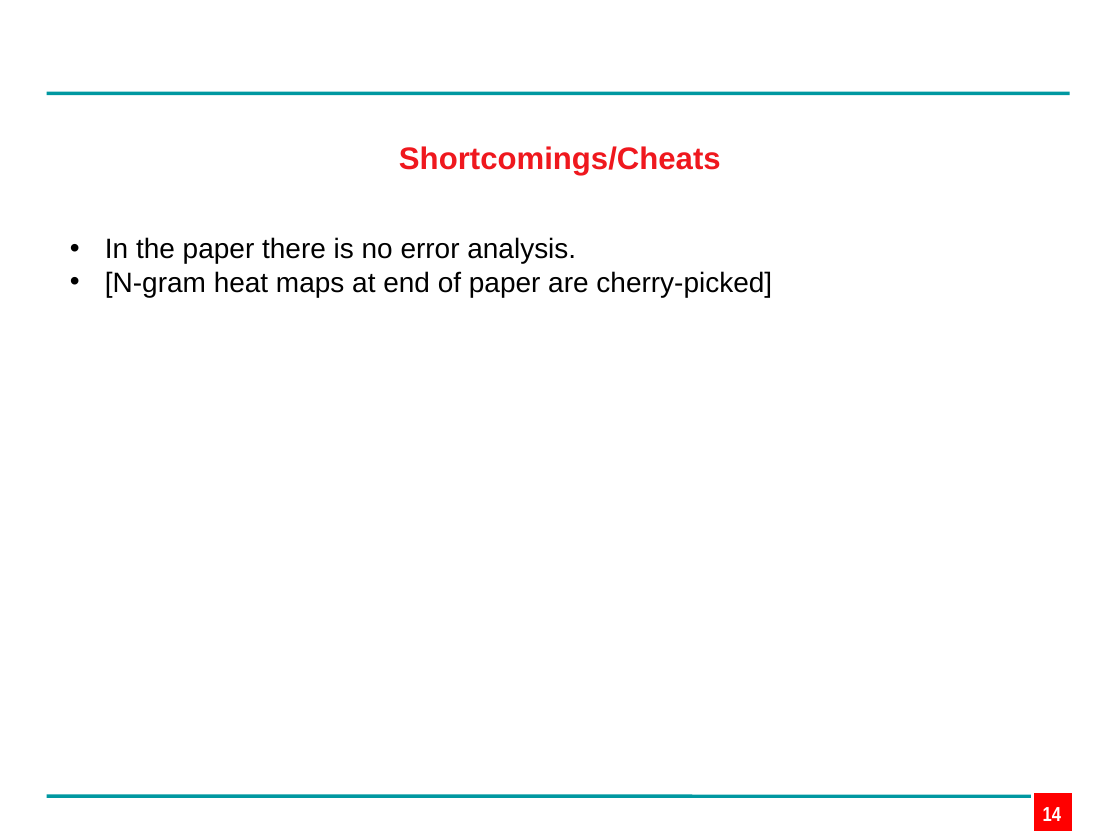
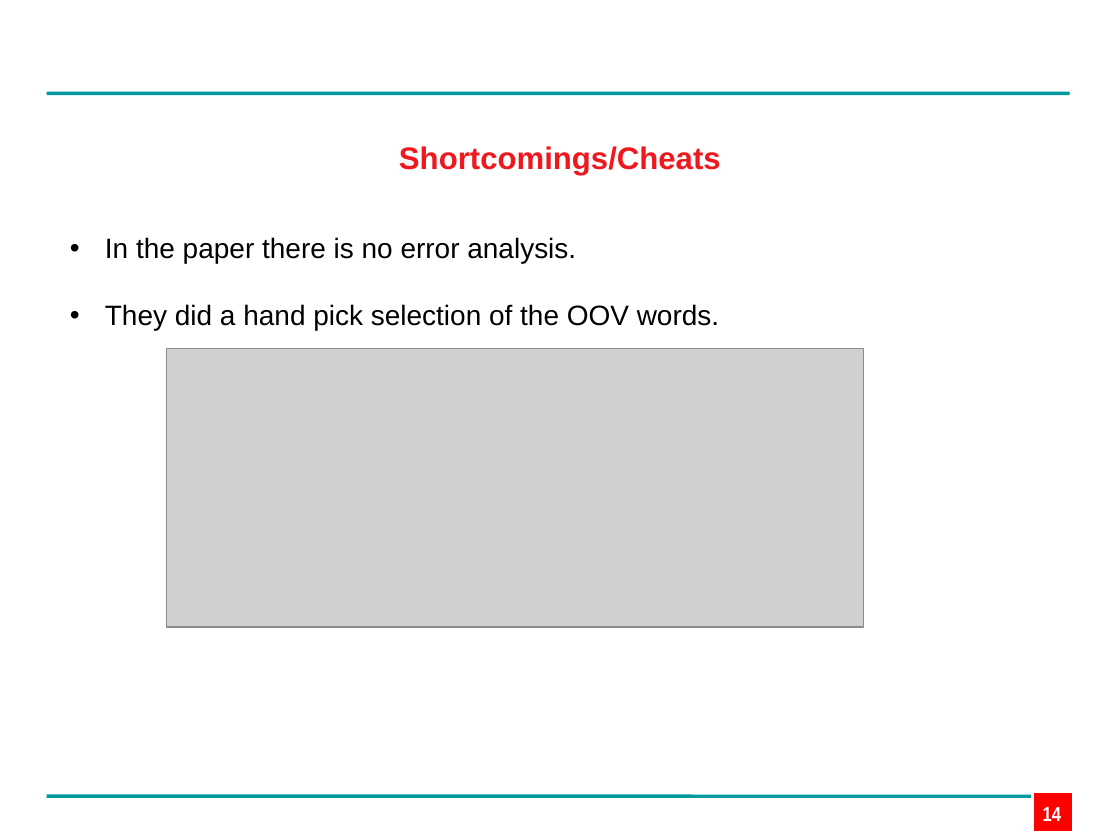
Before and after one commit to edpape007/NLP, a slide deck: slide 14 of Presentation_Subword.pptx. Drawn at 1120x840 pixels with LibreOffice and Linux fonts; fonts in the diff are those of the drawing; grey boxes stand for pictures; background and template pictures are left out. Boxes give left, top, right and bottom in pixels: in the first picture for what was removed or moved away, otherwise in the second. Text is boxed around its words. In the diff, an @@ line names an element or a change of style, - is before the commit and + after.

Commit message:
more changes to ppt

```diff
--- a/Presentation_Subword.pptx
+++ b/Presentation_Subword.pptx
@@ text at [105,304,719,331]: text changed @@
-• [N-gram heat maps at end of paper are cherry-picked]
+• They did a hand pick selection of the OOV words.
@@ picture added at [167,348,864,627] @@
```
Also in this commit, not shown: 3 other slides changed.
